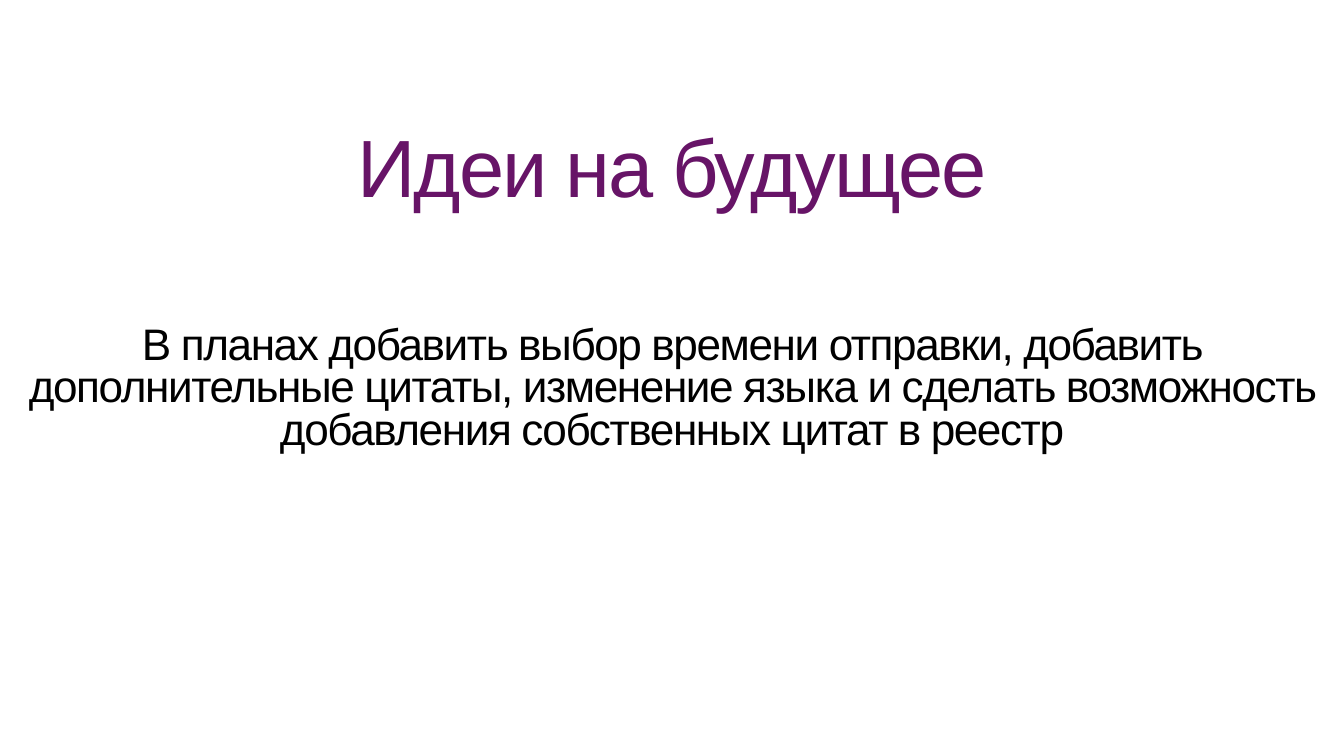
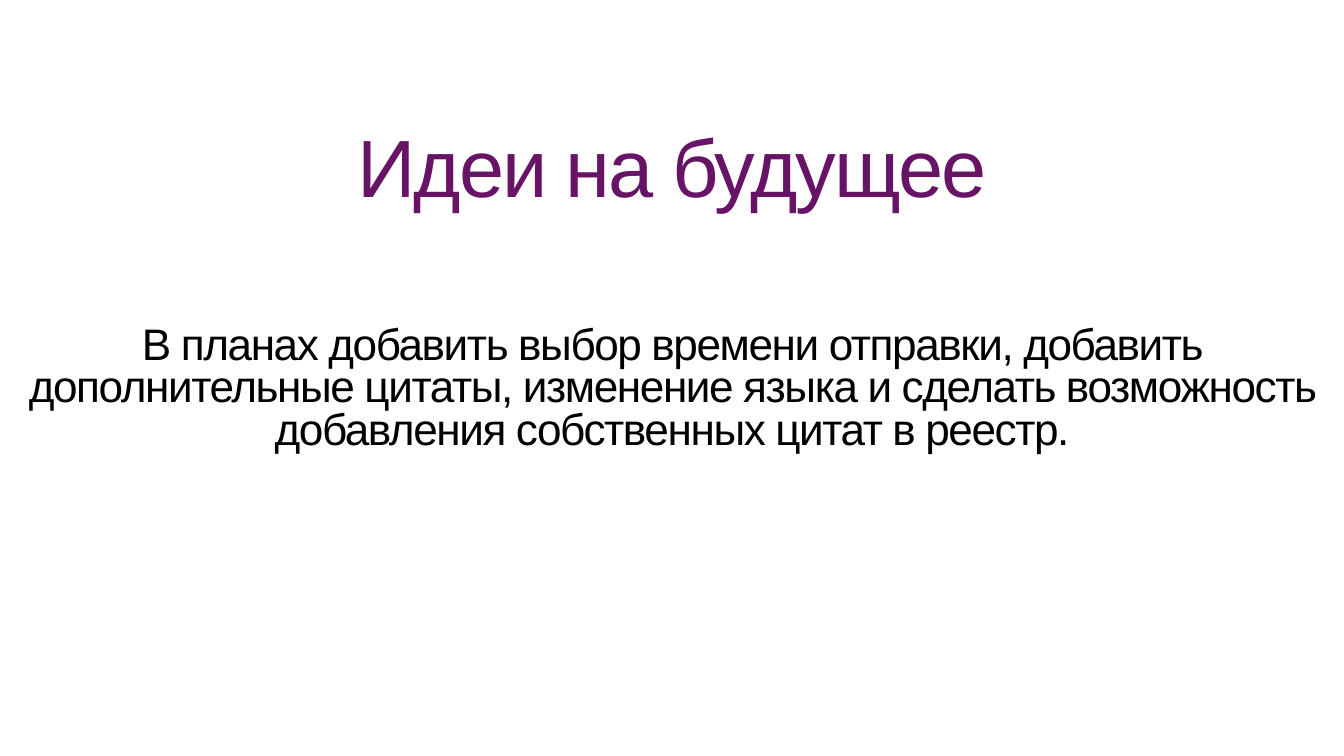
Before and after one commit to Zegoris/WEB-project, a slide deck: slide 8 of Presentetion.pptx. Drawn at 1344x756 pixels with LibreOffice and Linux fonts; fonts in the diff are those of the drawing. Boxes give left, top, right and bottom in pixels: in the first picture for what was removed or moved away, otherwise in the second. Text is boxed around its words. In the diff, an @@ line names an element or a change of style, - is before the commit and + after.

Commit message:
little fix

```diff
--- a/Presentetion.pptx
+++ b/Presentetion.pptx
@@ text at bbox=[29, 327, 1317, 453]: text changed @@
-В планах добавить выбор времени отправки, добавить дополнительные цитаты, изменение языка и сделать возможность добавления собственных цитат в реестр
+В планах добавить выбор времени отправки, добавить дополнительные цитаты, изменение языка и сделать возможность добавления собственных цитат в реестр.
```
Also in this commit, not shown: 2 other slides changed.
